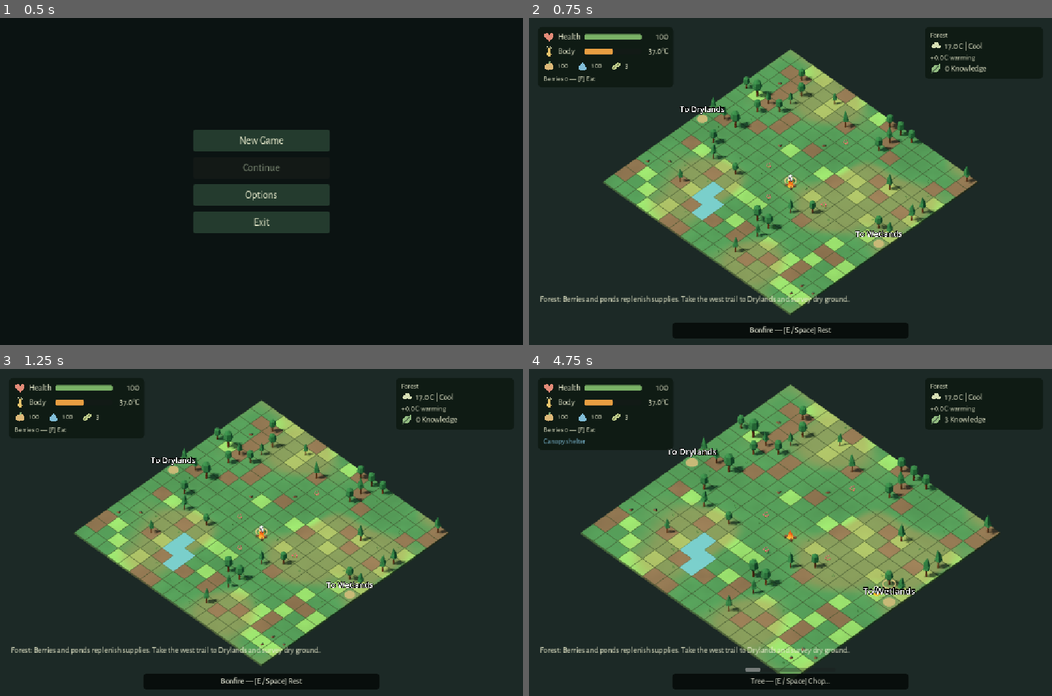
Above: before the commit, frames 1-4 (two rows, left to right).
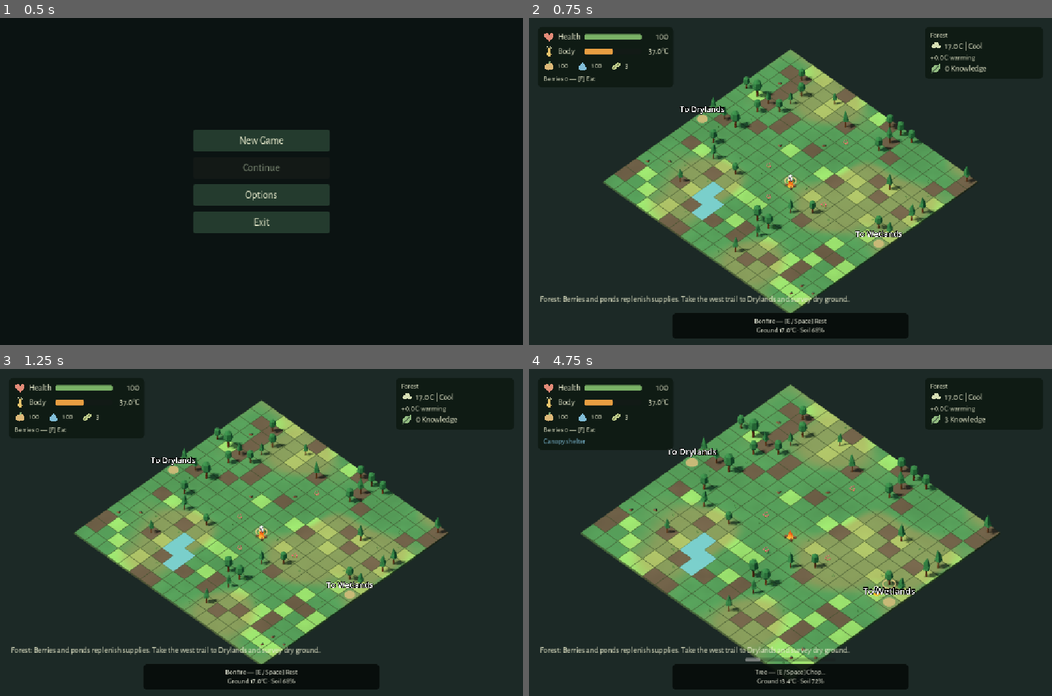
Above: after the commit, the same moments.

Repository: emir-masinovic/gameup-2026-nihilists
Game: Godot game, scene res://features/menus/main_menu.tscn
Two runs of this game, one before a commit and one after it. Both use one fixed random seed, a clock stepped at 60 frames per second and the inputs below.
Inputs (mouse positions are in pixels of both pictures, inside the frame that each line leads up to):
- Up to frame 1 (0.5 s): no input
- Up to frame 2 (0.75 s): click "New Game" at 0.5 s
- Up to frame 3 (1.25 s): no input
- Up to frame 4 (4.75 s): tap Enter (ui_accept) at 1.25, 1.52, 4.52 s; move the mouse to (905, 516) at 1.27 s; hold D (move_east) 1.28-2 s; hold F (eat) 1.28-2 s; click (905, 516) at 1.42 s; tap E (interact) at 1.55, 3.05, 4.55 s; drag from (685, 548) to (764, 597) at 2.02 s; move the mouse to (842, 460) at 2.77 s; hold D (move_east) 2.78-3.5 s; hold C (camera_mode_cycle) 2.78-3.5 s; drag from (764, 597) to (633, 483) at 3.52 s; move the mouse to (947, 581) at 4.27 s; hold A (move_west) from 4.28 s (still down); hold Mouse wheel up (camera_zoom_in) from 4.28 s (still down)

Frame 1 is identical in both runs. In frame 2, 4.9% of the frame differs, in the area x 16-86%, y 14-97%; in frame 3, 4.9%; in frame 4, 5.8%, in the area x 12-90%, y 10-97%.

Commit message:
feat: add canopy microclimate and faster staged tree growth

Diff:
--- a/features/levels/forest/RendererTerrain.gd
+++ b/features/levels/forest/RendererTerrain.gd
@@ -18,6 +18,9 @@
 	soil.set_shader_parameter("terrain_color", Color("554636"))
 	soil.set_shader_parameter("terrain_health", 0.0)
 	materials.append(soil)
+	var wet_soil = soil.duplicate()
+	wet_soil.set_shader_parameter("terrain_color", Color("40382f"))
+	materials.append(wet_soil)
 	for i in range(materials.size()):
 		var batch = MultiMeshInstance3D.new()
 		batch.multimesh = MultiMesh.new()
@@ -56,7 +59,7 @@
 		var group = clampi(int(health * 3.99), 0, 3) * 4 + clampi(int(moisture * 3.99), 0, 3)
 		var cell = Vector2i(i % grid.SIZE, floori(float(i) / grid.SIZE))
 		if data.get("terrain", "grass") == "soil" and cell.distance_to(grid.start) >= 2.5 and cell.x != grid.start.x and cell.y != grid.start.y:
-			group = 18
+			group = 19 if moisture > 0.55 else 18
 		if data.get("burned", false) and data.get("burn_recovery", 0.0) < 0.2:
 			group = 17
 		var at: Vector3 = grid.world_position(cell)
--- a/features/levels/forest/RunRegions.gd
+++ b/features/levels/forest/RunRegions.gd
@@ -49,6 +49,8 @@
 		climate.baseline_temperature -= 2.0
 		climate.weather_cycle = ["rain", "cool", "rain", "clear"]
 	climate.configure(grid, seed_value)
+	if OS.is_debug_build() and OS.get_cmdline_user_args().has("--microclimate-demo"):
+		climate.sapling_growth_rate = 4.0
 	for data in grid.cells:
 		if id == "drylands":
 			data.moisture *= 0.55
--- a/features/levels/forest/StatePlanting.gd
+++ b/features/levels/forest/StatePlanting.gd
@@ -2,7 +2,7 @@
 # Run-local inventory; vegetation lives in each region's authoritative GridData.
 const INITIAL_SEEDS = 3
 const MAX_SEEDS = 9
-const GROWTH_SECONDS = 240.0
+const GROWTH_SECONDS = 120.0
 const MAX_WATER_ML = 1000
 const WATER_PER_POUR = 250
 const WATER_PER_FILL = 500
@@ -92,3 +92,6 @@
 	seed_count += amount
 	data.pending_seeds = int(data.get("pending_seeds", 0)) - amount
 	return amount
+
+static func growth_stage(age: float) -> int:
+	return 0 if age < GROWTH_SECONDS * 0.25 else 1 if age < GROWTH_SECONDS * 0.625 else 2
--- a/features/levels/forest/VisualSapling.gd
+++ b/features/levels/forest/VisualSapling.gd
@@ -2,8 +2,8 @@
 # Onur's shared sprout meshes, staged by climate growth rather than a visual timer.
 func update_growth(data: Dictionary):
 	var age: float = data.get("growth_age", 0.0)
-	var stage = 0 if age < 60.0 else 1 if age < 120.0 else 2
-	scale = Vector3.ONE * [0.9, 1.5, 2.3][stage]
+	var stage = preload("res://features/levels/forest/StatePlanting.gd").growth_stage(age)
+	scale = Vector3.ONE * [0.9, 1.7, 2.8][stage]
 	$Bud.visible = stage >= 1
 	var dead: bool = data.tree_state == "dead" or data.get("burned", false)
 	$LeafLeft.visible = not dead
--- a/features/levels/forest/climate_simulation.gd
+++ b/features/levels/forest/climate_simulation.gd
@@ -13,6 +13,7 @@
 var ignition_chance = 0.65
 var spread_chance = 0.025
 var fuel_consumption = 0.055
+var sapling_growth_rate = 1.0 # Debug-only acceleration affects plants, not simulation time.
 var elapsed = 0.0
 var temperature = 24.0
 var weather: String = "clear"
@@ -80,8 +81,9 @@
 		var data: Dictionary = _grid.cells[i]
 		var cell = Vector2i(i % _grid.SIZE, floori(float(i) / _grid.SIZE))
 		var terrain: String = data.get("terrain", "grass")
+		var local_temperature = temperature - shades[i] * 4.0
 		var exposure = 1.0 - shades[i] * 0.7
-		var drying = (0.0015 + maxf(temperature - 20.0, 0.0) * 0.00035) * exposure
+		var drying = (0.0015 + maxf(local_temperature - 20.0, 0.0) * 0.00035) * exposure
 		var rain = 0.015 if weather == "rain" else (0.0015 if weather == "cool" else 0.0)
 		var retention = 0.65 if terrain == "soil" else 1.0
 		var water_help = 0.0
@@ -96,8 +98,8 @@
 		else:
 			data.moisture = clampf(data.moisture + (rain + water_help - drying / retention) * seconds, 0.0, 1.0)
 		data.trampled = maxf(0.0, data.get("trampled", 0.0) - 0.001 * seconds)
-		var stress = maxf(0.28 - data.moisture, 0.0) * 0.022 + maxf(temperature - 36.0, 0.0) * 0.0006 * exposure
-		var recovery = 0.006 if data.moisture > 0.35 and temperature < 35.0 else 0.0
+		var stress = maxf(0.28 - data.moisture, 0.0) * 0.022 + maxf(local_temperature - 36.0, 0.0) * 0.0006 * exposure
+		var recovery = 0.006 if data.moisture > 0.35 and local_temperature < 35.0 else 0.0
 		if data.get("burned", false):
 			# Char persists through drought. Moist conditions slowly establish new ground cover;
 			# exhausted fuel and dead trees remain exhausted/dead.
@@ -107,11 +109,10 @@
 		if data.get("burned", false):
 			data.health = minf(data.health, data.burn_recovery)
 		if data.tree and data.tree_state == "sapling":
-			var local_temperature = temperature - shades[i] * 4.0
 			var favorable = data.moisture > 0.35 and local_temperature >= 8.0 and local_temperature <= 34.0 and not data.get("burning", false) and not data.get("burned", false)
 			if favorable:
-				data.growth_age += seconds
-				data.tree_health = minf(1.0, data.tree_health + 0.002 * seconds)
+				data.growth_age += seconds * sapling_growth_rate
+				data.tree_health = minf(1.0, data.tree_health + (0.48 / preload("res://features/levels/forest/StatePlanting.gd").GROWTH_SECONDS) * seconds * sapling_growth_rate)
 			else:
 				data.tree_health = maxf(0.0, data.tree_health - (stress + (0.003 if local_temperature < 3.0 else 0.0)) * seconds)
 			if data.tree_health <= 0.0:
@@ -225,7 +226,10 @@
 	if _grid == null or not _grid.in_bounds(cell):
 		return {}
 	var data = _grid.cells[cell.y * _grid.SIZE + cell.x]
-	return {"temperature": temperature, "weather": weather, "moisture": data.moisture,
+	return {"temperature": temperature_at(cell), "regional_temperature": temperature, "weather": weather, "moisture": data.moisture,
 		"health": data.health, "tree_health": data.tree_health, "tree_state": data.tree_state, "burning": data.burning,
 		"terrain": data.terrain, "water_level": data.water_level,
 		"canopy": shade_at(cell), "fire_hazard": fire_at(cell)}
+
+func temperature_at(cell: Vector2i) -> float:
+	return temperature - shade_at(cell) * 4.0
--- a/features/levels/forest/forest_level.gd
+++ b/features/levels/forest/forest_level.gd
@@ -84,7 +84,7 @@
 		for moisture_bin in range(4):
 			var mat = ShaderMaterial.new()
 			mat.shader = preload("res://features/levels/forest/shader_grid.gdshader")
-			var green: Color = Color("b39a50").lerp(Color("8f8b43"), float(moisture_bin)) if moisture_bin < 2 else regional_palette.dry_green.lerp(regional_palette.wet_green, float(moisture_bin - 2))
+			var green: Color = Color("b39a50").lerp(regional_palette.dry_green, moisture_bin * 0.35) if moisture_bin < 2 else regional_palette.dry_green.lerp(regional_palette.wet_green, moisture_bin - 2.0)
 			mat.set_shader_parameter("terrain_color", regional_palette.soil.lerp(green, health_bin / 3.0))
 			mat.set_shader_parameter("terrain_health", health_bin / 3.0)
 			mat.set_shader_parameter("world_seed", float(posmod(world_seed, 65521)))
@@ -629,6 +629,9 @@
 	if interaction_marker.visible:
 		interaction_marker.position = grid.world_position(display.cell) + Vector3(0,0.12,0)
 	hud.update_interaction(display, context_action.progress, active_display, _binding_label("interact"))
+	if not display.is_empty() and grid.in_bounds(display.cell):
+		var conditions: Dictionary = climate.cell_conditions(display.cell)
+		hud.get_node("Context").text += "\nGround %.1f°C · Soil %d%%" % [conditions.temperature,roundi(conditions.moisture*100.0)]
 
 func _binding_label(action: String) -> String:
 	var labels: PackedStringArray = []
--- a/features/levels/forest/run_hud.tscn
+++ b/features/levels/forest/run_hud.tscn
@@ -179,10 +179,10 @@
 anchor_bottom = 1.0
 offset_left = -260.0
 offset_right = 260.0
-offset_top = -50.0
+offset_top = -70.0
 offset_bottom = -14.0
 horizontal_alignment = 1
-theme_override_font_sizes/font_size = 18
+theme_override_font_sizes/font_size = 16
 theme_override_styles/normal = SubResource("Caption")
 theme_override_colors/font_color = Color(0.96, 0.97, 0.9, 1)
 vertical_alignment = 1
@@ -196,8 +196,8 @@
 anchor_bottom = 1.0
 offset_left = -100.0
 offset_right = 100.0
-offset_top = -62.0
-offset_bottom = -54.0
+offset_top = -84.0
+offset_bottom = -76.0
 show_percentage = false
 mouse_filter = 2
 [node name="Toast" type="Label" parent="."]
--- a/tests/TestGameplayPolish.gd
+++ b/tests/TestGameplayPolish.gd
@@ -75,8 +75,17 @@
 		await RenderingServer.frame_post_draw
 		root.get_texture().get_image().save_png(OS.get_environment("NIHILISTS_CAPTURE_DIR").path_join("planting-ring.png"))
 	world.terrain_renderer.update_state(world.grid)
-	check(world.terrain_renderer.batches[18].multimesh.visible_instance_count > 0 and world.terrain_renderer.batches[1 …(160 unchanged characters)…
+	check(world.terrain_renderer.batches[18].multimesh.visible_instance_count + world.terrain_renderer.batches[19].multimesh.visible_instance_count > 0 and world.terrain_renderer.batches[1 …(160 unchanged characters)…
 	check(world.hud.get_node("Context").get_theme_stylebox("normal") is StyleBoxFlat, "Interaction caption has a dark padded background")
+	data.moisture = 0.8
+	world.terrain_renderer.update_state(world.grid)
+	var wet_tiles: int = world.terrain_renderer.batches[19].multimesh.visible_instance_count
+	var dry_tiles: int = world.terrain_renderer.batches[18].multimesh.visible_instance_count
+	data.moisture = 0.1
+	world.terrain_renderer.update_state(world.grid)
+	check(world.terrain_renderer.batches[19].multimesh.visible_instance_count == wet_tiles-1 and world.terrain_renderer.batches[18].multimesh.visible_instance_count == dry_tiles+1, "Soil moisture selects distinct wet/dry brown materials without changing plantability")
+	data.moisture = 0.8
+
 	for batch in world.ground_cover.batches:
 		for index in batch.indices:
 			check(world.grid.cells[index].terrain != "soil", "Grass/shrub decoration leaves soil patches bare")
--- a/tests/TestPlantingIntegration.gd
+++ b/tests/TestPlantingIntegration.gd
@@ -56,17 +56,17 @@
 	climate.weather_override = "rain"
 	climate.warming_limit = 0.0
 	climate.ignition_chance = 0.0
-	for second in range(239): climate.tick(1.0)
-	check(data.tree_state == "sapling" and data.growth_age == 239.0, "Maturity takes four favorable minutes")
+	for second in range(119): climate.tick(1.0)
+	check(data.tree_state == "sapling" and data.growth_age == 119.0, "Maturity takes two favorable minutes")
 	var sprout = preload("res://features/levels/forest/VisualSapling.tscn").instantiate()
 	root.add_child(sprout)
 	var sizes = []
-	for age in [0.0,60.0,120.0]:
+	for age in [0.0,30.0,75.0]:
 		data.growth_age = age
 		sprout.update_growth(data)
 		sizes.append(sprout.scale.y)
 	check(sizes[0] < sizes[1] and sizes[1] < sizes[2], "Three distinct visible growing stages")
-	data.growth_age = 239.0
+	data.growth_age = 119.0
 	climate.tick(1.0)
 	check(data.tree_state == "healthy" and data.fuel == 1.0, "Mature planted tree joins existing vegetation/fuel states")
 	check(climate.shade_at(cell+Vector2i.UP) > 0.0, "Grown tree provides neighboring shade")
@@ -118,6 +118,7 @@
 	models.configure(2026)
 	check(models.planting.seed_count == 3 and models.states.is_empty(), "New run resets inventory and planted vegetation")
 	sprout.queue_free()
+	check_microclimate()
 	check_juvenile_removal()
 	await scene_checks()
 	print("PLANTING INTEGRATION: ", checks, " checks, ", failures, " failures")
@@ -131,7 +132,7 @@
 	var target = Vector2i(4,4)
 	var player = target + Vector2i.RIGHT
 	var landing = target + Vector2i.LEFT
-	for stage in [0.0, 60.0, 120.0, 239.0]:
+	for stage in [0.0, 30.0, 75.0, 119.0]:
 		for dead in [false,true]:
 			var data = soil(grid,target)
 			soil(grid,landing)
@@ -147,7 +148,7 @@
 	models.planting.seed_count = 3
 	models.planting.plant(grid,target)
 	check(cutter.begin(player,Vector2i.LEFT), "Start removal before growth boundary")
-	data.growth_age = 240.0
+	data.growth_age = 120.0
 	data.tree_state = "healthy"
 	check(cutter.tick(2.0,player).is_empty() and data.tree_state == "healthy", "Maturing invalidates an in-progress juvenile action")
 	check(cutter.begin(player,Vector2i.LEFT), "Fully grown planted tree can be chopped")
@@ -246,7 +247,7 @@
 	check(not data.tree and data.tree_state == "removed" and not world.trees.has(target), "Scene removes sapling without creating mature stump visual")
 	check(world.planting.plant(world.grid,target), "Removed juvenile cell can be replanted")
 	world._refresh_visuals()
-	data.growth_age = 240.0
+	data.growth_age = 120.0
 	data.tree_state = "healthy"
 	data.tree_health = 0.9
 	world._refresh_visuals()
@@ -283,3 +284,56 @@
 	await process_frame
 	for path in [SAVE,SAVE+".tmp"]:
 		if FileAccess.file_exists(path): DirAccess.remove_absolute(path)
+
+func check_microclimate():
+	var models = []
+	var target = Vector2i(6,5)
+	var source = Vector2i(5,5)
+	for cut in [false,true]:
+		var regions = Regions.new()
+		regions.configure(2026)
+		var state = regions.get_region("forest")
+		state.climate.baseline_temperature = 32.0
+		state.climate.warming_limit = 0.0
+		state.climate.weather_override = "clear"
+		state.climate.ignition_chance = 0.0
+		for cell_data in state.grid.cells:
+			cell_data.tree = false
+			cell_data.tree_state = "removed"
+		var tree = soil(state.grid,source)
+		tree.tree = true
+		tree.tree_state = "stump" if cut else "healthy"
+		tree.tree_health = 0.0 if cut else 1.0
+		var neighbor = soil(state.grid,target)
+		neighbor.terrain = "grass"
+		neighbor.moisture = 0.6
+		neighbor.health = 1.0
+		state.climate.tick(0.01)
+		models.append(state)
+	check(models[0].climate.temperature_at(target) < models[1].climate.temperature_at(target), "Mature adjacent canopy cools local ground")
+	check(is_equal_approx(models[0].climate.temperature_at(Vector2i(7,5)),models[0].climate.temperature), "Cooling stays within one cardinal cell")
+	check(models[1].grid.cells[target.y*17+target.x].moisture > 0.59, "Cutting does not instantly damage soil moisture")
+	for second in range(90):
+		for state in models: state.climate.tick(1.0)
+	var covered = models[0].grid.cells[target.y*17+target.x]
+	var exposed = models[1].grid.cells[target.y*17+target.x]
+	check(covered.moisture > exposed.moisture and covered.health >= exposed.health, "Cut patch dries and degrades faster through climate ticks")
+	var state = models[1]
+	var tree = soil(state.grid,source)
+	var planting = Planting.new()
+	planting.plant(state.grid,source)
+	check(state.climate.shade_at(target) == 0.0, "New sapling cannot instantly restore mature canopy")
+	state.climate.weather_override = "rain"
+	var before: float = exposed.health
+	state.climate.tick(1.0)
+	check(exposed.health < 1.0, "First rain tick cannot instantly reverse degradation")
+	for second in range(119): state.climate.tick(1.0)
+	check(tree.tree_state == "healthy" and state.climate.shade_at(target) > 0.0, "Reforestation eventually restores local shelter")
+	check(exposed.health > before and exposed.moisture > 0.35, "Sustained rain gradually recovers surviving ground")
+	check(tree.tree_health >= 0.82, "Faster maturity retains comparable mature-tree health")
+	soil(state.grid,source)
+	planting.plant(state.grid,source)
+	state.climate.sapling_growth_rate = 4.0
+	for second in range(30): state.climate.tick(1.0)
+	check(tree.tree_state == "healthy" and tree.growth_age >= 120.0, "Demo acceleration grows plants in 30 favorable seconds without speeding climate")
+	check(Planting.growth_stage(29.0)==0 and Planting.growth_stage(30.0)==1 and Planting.growth_stage(74.0)==1 and Planting.growth_stage(75.0)==2, "Visible growth thresholds share the normal 120-second balance")
--- a/tests/world_presentation_test.gd
+++ b/tests/world_presentation_test.gd
@@ -27,9 +27,9 @@
 		seeds.append(material.get_shader_parameter("world_seed"))
 		check(material.get_shader_parameter("variation_strength") > 0.0, "Shared terrain shader enables subtle spatial patches")
 	check(world.terrain_renderer.rendered_cell_count() == world.grid.cells.size(), "All logical cells rendered once")
-	check(world.terrain_renderer.batches.size() <= 19, "Terrain batches remain bounded")
+	check(world.terrain_renderer.batches.size() <= 20, "Terrain batches remain bounded")
 	for ground in world.terrain_renderer.batches:
-		check(ground.material_override == world.water_material or ground.material_override == world.charred_material or ground == world.terrain_renderer.batches[18] or (ground.material_override is Shader …(104 unchanged characters)…
+		check(ground.material_override == world.water_material or ground.material_override == world.charred_material or ground in [world.terrain_renderer.batches[18],world.terrain_renderer.batches[19]] or (ground.material_override is Shader …(104 unchanged characters)…
 	var sun = world.get_node("Sun")
 	var direction = sun.global_basis.z
 	world._advance_presentation(20.0)
